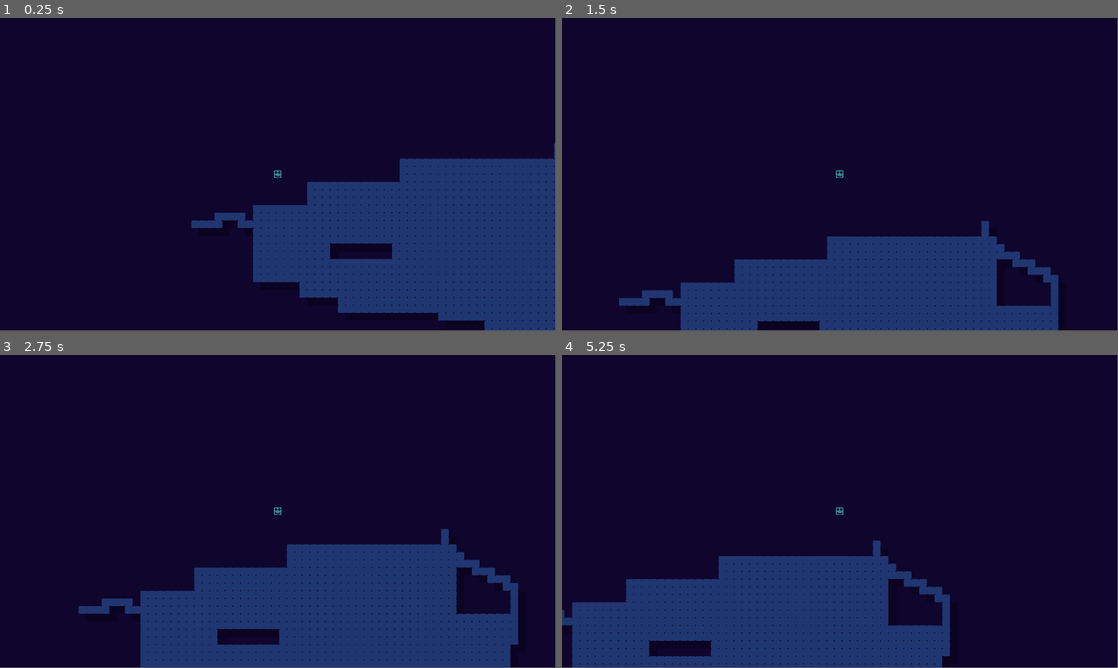
Above: before the commit, frames 1-4 (two rows, left to right).
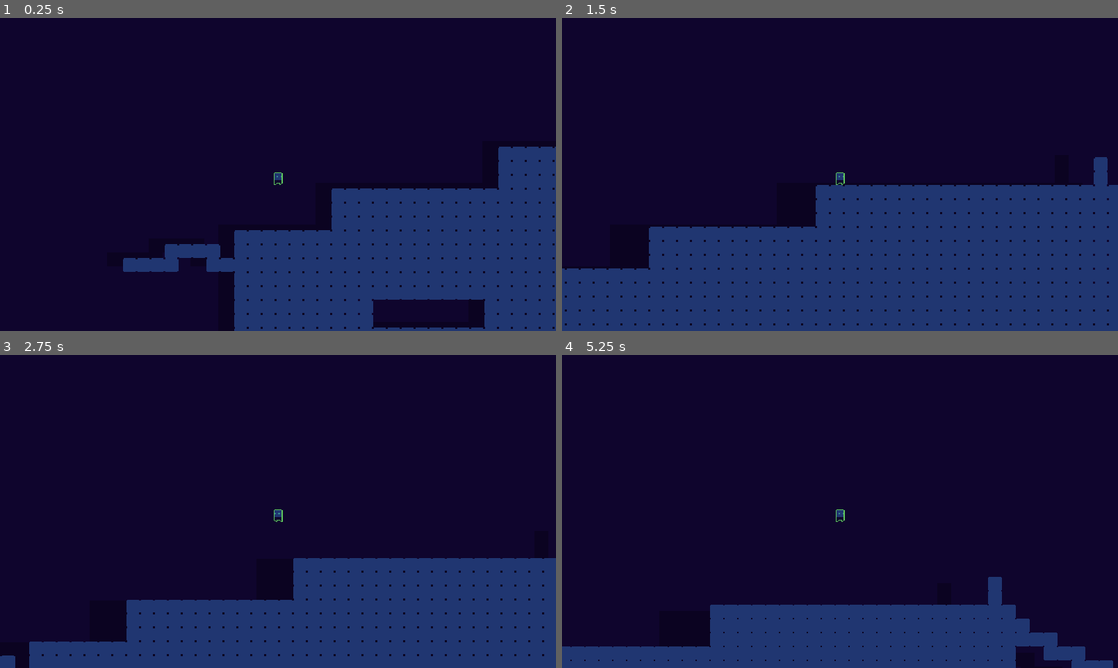
Above: after the commit, the same moments.

Repository: dlovic/gameoff2024
Game: Godot game, scene res://scenes/game.tscn
Same seed, same stepped clock (60 frames per second), same inputs: the game is played once before the commit and once after it.
Inputs:
- Up to frame 1 (0.25 s): no input
- Up to frame 2 (1.5 s): hold D (move_right) from 0.53 s (still down); tap W (jump) at 0.6, 0.77, 1.07, 1.35 s
- Up to frame 3 (2.75 s): tap W (jump) at 1.52, 1.82, 2.1 s; release D (move_right) at 2.03 s; hold A (move_left) from 2.03 s (still down)
- Up to frame 4 (5.25 s): release A (move_left) at 2.78 s; hold D (move_right) 2.78-4.28 s; tap W (jump) at 2.85, 3.02, 3.32, 3.6, 3.77, 4.07, 4.35, 4.52, 4.82, 5.1 s; hold A (move_left) 4.28-5.03 s; hold D (move_right) from 5.03 s (still down)
In our replay, the window is 799x449 before the commit and 800x450 after it. These sizes can differ from the game's own. Grey fills any space a smaller window leaves; there, only what the larger window draws over its background counts as a difference.

The runs differ from the first frame. In frame 1, 11% of the frame differs, in the area x 0-100%, y 0-100%; in frame 2, 23%; in frame 3, 11%; in frame 4, 15%.

Commit message:
fix issues with coyote and double jump

Diff:
--- a/project.godot
+++ b/project.godot
@@ -14,6 +14,14 @@
 run/main_scene="res://scenes/game.tscn"
 config/features=PackedStringArray("4.3", "Forward Plus")
 config/icon="res://icon.svg"
+
+[display]
+
+window/size/viewport_width=1920
+window/size/viewport_height=1080
+window/stretch/mode="viewport"
+window/stretch/scale=3.0
+window/stretch/scale_mode="integer"
 
 [dotnet]
 
--- a/scenes/level_1.tscn
+++ b/scenes/level_1.tscn
@@ -2,7 +2,7 @@
 
 [ext_resource type="PackedScene" uid="uid://xggf6mewj22f" path="res://scenes/map.tscn" id="1_uekb8"]
 [ext_resource type="Texture2D" uid="uid://bfg3i1cpqvvsd" path="res://images/prototype-block.png" id="2_fjblm"]
-[ext_resource type="Shader" path="res://scenes/game.gdshader" id="3_kx1oe"]
+[ext_resource type="Shader" path="res://shaders/game.gdshader" id="3_kx1oe"]
 [ext_resource type="Script" path="res://scripts/parallax_map.gd" id="4_f2ece"]
 
 [sub_resource type="TileSetAtlasSource" id="TileSetAtlasSource_v0dr4"]
--- a/scenes/player.gd
+++ /dev/null
@@ -1,57 +0,0 @@
-extends CharacterBody2D
-
-const SPEED = 300.0
-const JUMP_VELOCITY = -400.0
-const NUMBER_OF_JUMPS = 2
-
-var jumping = false
-var number_of_jumps_left = 2
-
-@export var coyote_frames: int = 6
-
-var coyote = false
-var last_floor = false
-
-func _ready() -> void:
-	$CoyoteTimer.wait_time = coyote_frames / 60.0
-
-func _physics_process(delta: float) -> void:
-	last_floor = is_on_floor()
-
-	# Add the gravity.
-	if not is_on_floor():
-		velocity += get_gravity() * delta
-
-	# Handle jump.
-	if Input.is_action_just_pressed("jump") and (is_on_floor() or number_of_jumps_left > 0 or coyote):
-		velocity.y = JUMP_VELOCITY
-		number_of_jumps_left -= 1
-		jumping = true
-
-	if is_on_floor():
-		number_of_jumps_left = NUMBER_OF_JUMPS;
-		jumping = false
-
-	if !is_on_floor() and last_floor and !jumping:
-		coyote = true
-		$CoyoteTimer.start()
-
-	# Get the input direction and handle the movement/deceleration.
-	# As good practice, you should replace UI actions with custom gameplay actions.
-	var direction := Input.get_axis("move_left", "move_right")
-	if direction:
-		velocity.x = direction * SPEED
-	else:
-		velocity.x = move_toward(velocity.x, 0, SPEED)
-
-	#TODO: this is naive
-	var bgMap = get_node("Level/Map2");
-
-	if bgMap != null:
-		bgMap.position = -0.1 * position
-
-	move_and_slide()
-
-
-func _on_coyote_timer_timeout() -> void:
-	coyote = false
--- a/scenes/player.tscn
+++ b/scenes/player.tscn
@@ -1,36 +1,105 @@
-[gd_scene load_steps=6 format=3 uid="uid://c8xg03cmhwws8"]
+[gd_scene load_steps=14 format=3 uid="uid://c8xg03cmhwws8"]
 
-[ext_resource type="Script" path="res://scenes/player.gd" id="1_e81al"]
-[ext_resource type="Texture2D" uid="uid://bhrq52gg3s0uc" path="res://images/prototype-player.png" id="2_n6clg"]
+[ext_resource type="Script" path="res://scripts/player.gd" id="1_e81al"]
+[ext_resource type="Texture2D" uid="uid://bqk82fuc3jjis" path="res://images/prototype-player-v2.png" id="2_x2qng"]
 
-[sub_resource type="AtlasTexture" id="AtlasTexture_jxq4x"]
-atlas = ExtResource("2_n6clg")
-region = Rect2(0, 0, 16, 16)
+[sub_resource type="AtlasTexture" id="AtlasTexture_1s628"]
+atlas = ExtResource("2_x2qng")
+region = Rect2(0, 24, 16, 24)
+
+[sub_resource type="AtlasTexture" id="AtlasTexture_suhnd"]
+atlas = ExtResource("2_x2qng")
+region = Rect2(16, 24, 16, 24)
+
+[sub_resource type="AtlasTexture" id="AtlasTexture_obelk"]
+atlas = ExtResource("2_x2qng")
+region = Rect2(32, 24, 16, 24)
+
+[sub_resource type="AtlasTexture" id="AtlasTexture_n7jwi"]
+atlas = ExtResource("2_x2qng")
+region = Rect2(48, 24, 16, 24)
+
+[sub_resource type="AtlasTexture" id="AtlasTexture_cqkkd"]
+atlas = ExtResource("2_x2qng")
+region = Rect2(0, 0, 16, 24)
+
+[sub_resource type="AtlasTexture" id="AtlasTexture_h0qyc"]
+atlas = ExtResource("2_x2qng")
+region = Rect2(0, 48, 16, 24)
+
+[sub_resource type="AtlasTexture" id="AtlasTexture_e6cfe"]
+atlas = ExtResource("2_x2qng")
+region = Rect2(16, 48, 16, 24)
+
+[sub_resource type="AtlasTexture" id="AtlasTexture_kaeoo"]
+atlas = ExtResource("2_x2qng")
+region = Rect2(32, 48, 16, 24)
+
+[sub_resource type="AtlasTexture" id="AtlasTexture_cmfiu"]
+atlas = ExtResource("2_x2qng")
+region = Rect2(48, 48, 16, 24)
 
 [sub_resource type="SpriteFrames" id="SpriteFrames_2ucyc"]
 animations = [{
 "frames": [{
 "duration": 1.0,
-"texture": SubResource("AtlasTexture_jxq4x")
+"texture": SubResource("AtlasTexture_1s628")
+}, {
+"duration": 1.0,
+"texture": SubResource("AtlasTexture_suhnd")
+}, {
+"duration": 1.0,
+"texture": SubResource("AtlasTexture_obelk")
+}, {
+"duration": 1.0,
+"texture": SubResource("AtlasTexture_n7jwi")
 }],
 "loop": true,
-"name": &"default",
+"name": &"idle",
+"speed": 12.0
+}, {
+"frames": [{
+"duration": 1.0,
+"texture": SubResource("AtlasTexture_cqkkd")
+}],
+"loop": true,
+"name": &"jump",
+"speed": 5.0
+}, {
+"frames": [{
+"duration": 1.0,
+"texture": SubResource("AtlasTexture_h0qyc")
+}, {
+"duration": 1.0,
+"texture": SubResource("AtlasTexture_e6cfe")
+}, {
+"duration": 1.0,
+"texture": SubResource("AtlasTexture_kaeoo")
+}, {
+"duration": 1.0,
+"texture": SubResource("AtlasTexture_cmfiu")
+}],
+"loop": true,
+"name": &"run",
 "speed": 12.0
 }]
 
 [sub_resource type="CircleShape2D" id="CircleShape2D_kbjsp"]
-radius = 7.0
+radius = 5.0
 
 [node name="Player" type="CharacterBody2D"]
 script = ExtResource("1_e81al")
 
 [node name="AnimatedSprite2D" type="AnimatedSprite2D" parent="."]
 sprite_frames = SubResource("SpriteFrames_2ucyc")
-autoplay = "default"
+animation = &"run"
+autoplay = "idle"
 
 [node name="CollisionShape2D" type="CollisionShape2D" parent="."]
+position = Vector2(0, 7)
 shape = SubResource("CircleShape2D_kbjsp")
 
 [node name="CoyoteTimer" type="Timer" parent="."]
+process_callback = 0
 
 [connection signal="timeout" from="CoyoteTimer" to="." method="_on_coyote_timer_timeout"]
--- /dev/null
+++ b/scripts/player.gd
@@ -0,0 +1,81 @@
+extends CharacterBody2D
+
+@onready var animated_sprite = $AnimatedSprite2D
+@onready var coyote_timer = $CoyoteTimer
+
+@export var SPEED = 300.0
+@export var JUMP_VELOCITY = -400.0
+@export var NUMBER_OF_JUMPS: int = 1
+@export var COYOTE_FRAMES: int = 6
+
+var jumping = true
+var number_of_jumps_left = NUMBER_OF_JUMPS
+
+var coyote = false
+var last_floor = false
+
+func _ready() -> void:
+	coyote_timer.wait_time = COYOTE_FRAMES / float(Engine.physics_ticks_per_second)
+
+func _physics_process(delta: float) -> void:
+	if !is_on_floor() and last_floor and !jumping:
+		coyote = true
+		coyote_timer.start()
+		print("coyote time!", $CoyoteTimer.time_left)
+
+	last_floor = is_on_floor()
+
+	# print("coyote: %s, jumping: %s, last_floor: %s" % [coyote, jumping, last_floor])
+
+	# Add the gravity.
+	if not is_on_floor():
+		velocity += get_gravity() * delta
+
+	# Handle jump.
+	if is_on_floor():
+		number_of_jumps_left = NUMBER_OF_JUMPS;
+		jumping = false
+
+	if Input.is_action_just_pressed("jump") and (is_on_floor() or number_of_jumps_left > 0 or coyote):
+		velocity.y = JUMP_VELOCITY
+
+		if (!coyote && !is_on_floor()):
+			number_of_jumps_left -= 1
+
+		jumping = true
+
+	# get direction
+	var direction := Input.get_axis("move_left", "move_right")
+
+	# flip sprite
+	if direction > 0:
+		animated_sprite.flip_h = false
+	elif direction < 0:
+		animated_sprite.flip_h = true
+
+	if direction:
+		velocity.x = direction * SPEED
+	else:
+		velocity.x = move_toward(velocity.x, 0, SPEED)
+
+	# play animations
+	if is_on_floor():
+		if direction == 0:
+			animated_sprite.play("idle")
+		else:
+			animated_sprite.play("run")
+	else:
+		animated_sprite.play("jump")
+
+	#TODO: this is naive, should probably move to game.gd instead
+	var bgMap = get_node("../Level/Map2");
+
+	if bgMap != null:
+		bgMap.position = -0.1 * position
+
+	move_and_slide()
+
+
+func _on_coyote_timer_timeout() -> void:
+	coyote = false
+	print("coyote time off!")
Binary file added: images/prototype-player-v2.png
Not shown, changed: images/prototype-player-v2.png.import
Binary file removed: images/prototype-player.png
Renamed: scenes/game.gdshader -> shaders/game.gdshader
